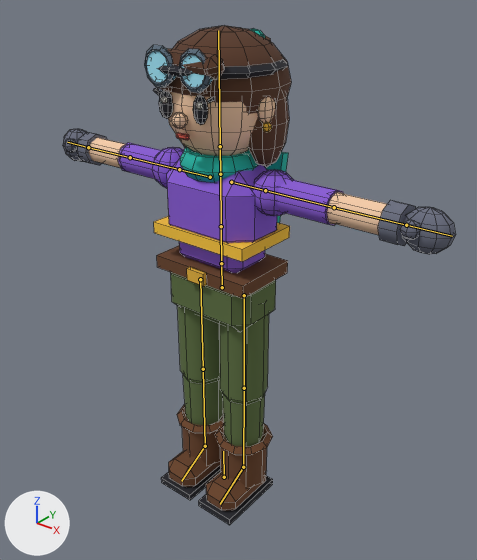
A saved change to the Blender file assets_src/personagens/recruta_brisa_01.blend.
Before and after are seen from a 50 mm camera at (1.478, -1.746, 2.09) aimed at (0.038, 0.054, 0.973). Lighting does not change. The marker at lower left points along +X, +Y and +Z. The older version comes first. The bones that bend it are drawn over the model as lines. Mesh edges are drawn as thin lines.

Objects in the first picture: 'recruta_brisa_01'.
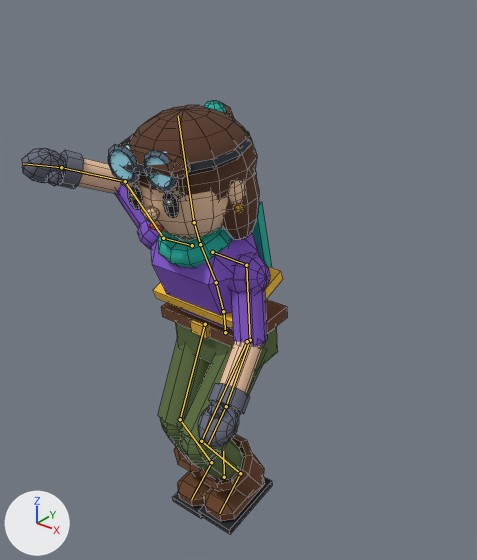
The newer file adds an action. The first version stands in its rest pose; the second is drawn at frame 9 of the action 'preparar-loop'.

The change in detail:
Bone 'Hips' (bone_hips) moves from (0.0, 0.0, 0.0) to (0.0, -0.21, -0.02).
Bone 'Hips' (bone_hips) turns from (0, 0, 0) to (6, 0, 0) degrees about its own x, y and z.
Bone 'Spine' (bone_spine) turns from (0, 0, 0) to (11, 0, 0) degrees about its own x, y and z.
Bone 'Chest' (bone_chest) turns from (0, 0, 0) to (7, 0, 0) degrees about its own x, y and z.
Bone 'Neck' (bone_neck) turns from (0, 0, 0) to (-6, 0, 0) degrees about its own x, y and z.
Bone 'Head' (bone_head) turns from (0, 0, 0) to (-10, 4, 0) degrees about its own x, y and z.
Bone 'LeftShoulder' (bone_leftshoulder) turns from (0, 0, 0) to (-4, 0, 0) degrees about its own x, y and z.
Bone 'LeftUpperArm' (bone_leftupperarm) turns from (0, 0, 0) to (-76, -33, 0) degrees about its own x, y and z.
Bone 'LeftLowerArm' (bone_leftlowerarm) turns from (0, 0, 0) to (0, 0, -40) degrees about its own x, y and z.
Bone 'LeftHand' (bone_lefthand) turns from (0, 0, 0) to (0, 0, -8) degrees about its own x, y and z.
Bone 'RightShoulder' (bone_rightshoulder) turns from (0, 0, 0) to (-4, 0, 0) degrees about its own x, y and z.
Bone 'RightUpperArm' (bone_rightupperarm) turns from (0, 0, 0) to (45, 25, 0) degrees about its own x, y and z.
Bone 'RightLowerArm' (bone_rightlowerarm) turns from (0, 0, 0) to (0, 0, 60) degrees about its own x, y and z.
Bone 'RightHand' (bone_righthand) turns from (0, 0, 0) to (0, 0, 8) degrees about its own x, y and z.
Bone 'LeftUpperLeg' (bone_leftupperleg) turns from (0, 0, 0) to (-48, 0, 0) degrees about its own x, y and z.
Bone 'LeftLowerLeg' (bone_leftlowerleg) turns from (0, 0, 0) to (78, 0, 0) degrees about its own x, y and z.
Bone 'LeftFoot' (bone_leftfoot) turns from (0, 0, 0) to (-26, 0, 0) degrees about its own x, y and z.
Bone 'RightUpperLeg' (bone_rightupperleg) turns from (0, 0, 0) to (-30, 0, 0) degrees about its own x, y and z.
Bone 'RightLowerLeg' (bone_rightlowerleg) turns from (0, 0, 0) to (52, 0, 0) degrees about its own x, y and z.
Bone 'RightFoot' (bone_rightfoot) turns from (0, 0, 0) to (-18, 0, 0) degrees about its own x, y and z.

Pixel boxes (x1, y1, x2, y2) of what changed, in the pictures (477 x 560 px):
'recruta_brisa_01', posed (32% narrower, 13% shorter): before (63, 26, 456, 525); after (22, 101, 287, 534)
bone 'Hips', root to tip: before (222, 287) to (221, 263); after (225, 332) to (223, 311)
bone 'Spine', root to tip: before (221, 263) to (221, 226); after (223, 311) to (216, 282)
bone 'Chest', root to tip: before (221, 226) to (220, 174); after (216, 282) to (200, 244)
bone 'Neck', root to tip: before (220, 174) to (220, 146); after (200, 244) to (194, 222)
bone 'Head', root to tip: before (220, 146) to (218, 30); after (194, 222) to (178, 116)
bone 'LeftShoulder', root to tip: before (231, 182) to (265, 190); after (212, 252) to (246, 265)
bone 'LeftUpperArm', root to tip: before (265, 190) to (334, 207); after (246, 265) to (250, 340)
bone 'LeftLowerArm', root to tip: before (334, 207) to (406, 225); after (250, 340) to (226, 406)
bone 'LeftHand', root to tip: before (406, 225) to (452, 236); after (226, 406) to (208, 444)
bone 'RightShoulder', root to tip: before (210, 177) to (179, 169); after (192, 245) to (163, 238)
bone 'RightUpperArm', root to tip: before (179, 169) to (130, 157); after (163, 238) to (125, 181)
bone 'RightLowerArm', root to tip: before (130, 157) to (88, 147); after (125, 181) to (61, 167)
bone 'RightHand', root to tip: before (88, 147) to (67, 142); after (61, 167) to (23, 163)
bone 'LeftUpperLeg', root to tip: before (244, 295) to (244, 388); after (247, 341) to (201, 441)
bone 'LeftLowerLeg', root to tip: before (244, 388) to (243, 467); after (201, 441) to (240, 473)
bone 'LeftFoot', root to tip: before (243, 467) to (220, 504); after (240, 473) to (219, 513)
bone 'RightUpperLeg', root to tip: before (200, 279) to (203, 369); after (205, 324) to (180, 419)
bone 'RightLowerLeg', root to tip: before (203, 369) to (205, 446); after (180, 419) to (211, 462)
bone 'RightFoot', root to tip: before (205, 446) to (181, 481); after (211, 462) to (191, 499)
